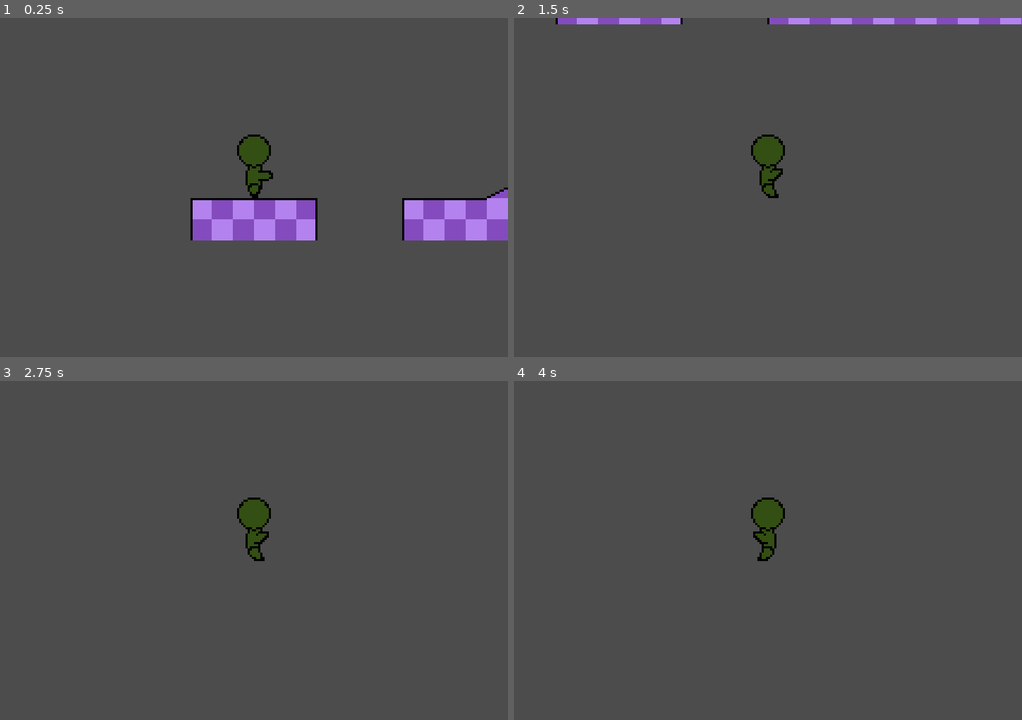
Above: before the commit, frames 1-4 (two rows, left to right).
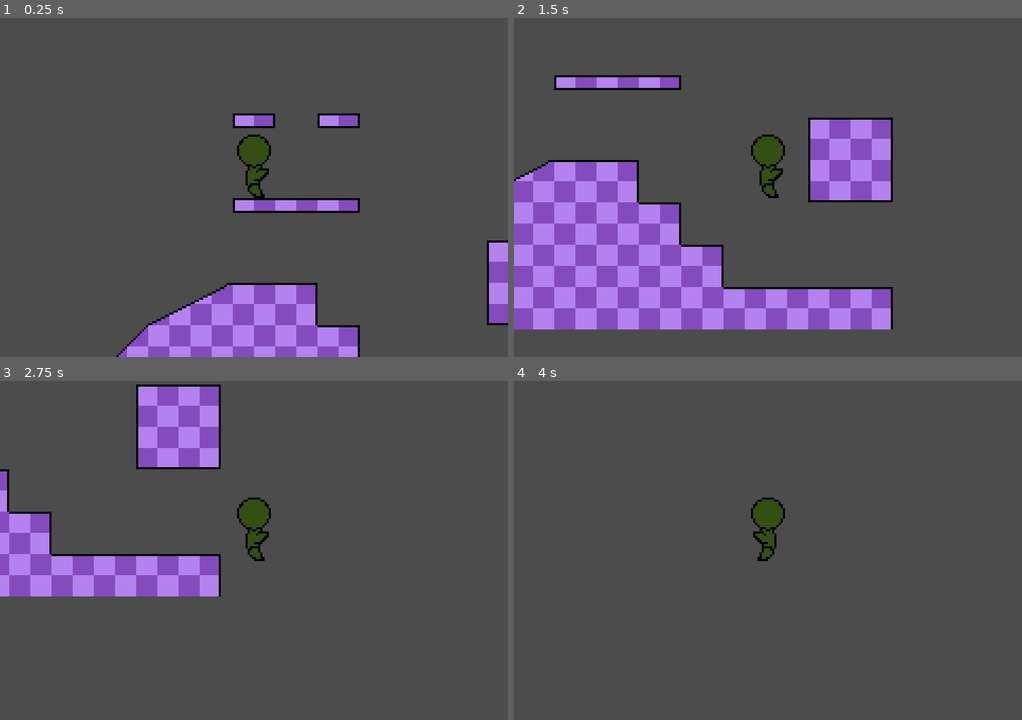
Above: after the commit, the same moments.

Repository: kurantoB/KinematicallyReinterpretedImplementationNeedingGodotEngine
Game: Godot game, scene res://Scenes/SandboxScene.tscn
Same seed, same stepped clock (60 frames per second), same inputs: the game is played once before the commit and once after it.
Inputs:
- Up to frame 1 (0.25 s): no input
- Up to frame 2 (1.5 s): tap Enter (gba_start) at 0.5 s; hold Right (ui_right) 0.53-1.28 s; tap Z (gba_a) at 0.6 s; hold Down (ui_down) from 1.28 s (still down); tap X (gba_b) at 1.35 s
- Up to frame 3 (2.75 s): tap Enter (gba_start) at 2 s; release Down (ui_down) at 2.03 s; hold Right (ui_right) from 2.03 s (still down); tap Backspace (gba_select) at 2.1 s
- Up to frame 4 (4 s): release Right (ui_right) at 2.78 s; hold Up (ui_up) 2.78-3.53 s; tap Enter (gba_start) at 2.85 s; hold Left (ui_left) from 3.53 s (still down); tap Z (gba_a) at 3.6 s

The runs differ from the first frame. In frame 1, 15% of the frame differs, in the area x 22-100%, y 28-100%; in frame 2, 28%, in the area x 0-100%, y 0-92%; in frame 3, 11%; in frame 4, nothing differs.

Commit message:
fixed ramp problem

Diff:
--- a/Scenes/SandboxScene.tscn
+++ b/Scenes/SandboxScene.tscn
@@ -15,7 +15,7 @@
 tile_data = PoolIntArray( -458740, 22, 0, -458738, 22, 0, -327668, 19, 0, -327667, 20, 0, -327666, 21, 0, -262126, 0, 0 …(498 unchanged characters)…
 
 [node name="Player" parent="." instance=ExtResource( 6 )]
-position = Vector2( 30, -10 )
+position = Vector2( 250, -120 )
 
 [node name="Camera2D" type="Camera2D" parent="Player"]
 offset = Vector2( 0, -15 )
--- a/Scripts/StageEnvironment.gd
+++ b/Scripts/StageEnvironment.gd
@@ -32,14 +32,7 @@
 func interact(unit : Unit, delta):
 	# grounded
 	if unit.unit_conditions[Constants.UnitCondition.IS_ON_GROUND]:
-		# grounded, -v
-		if unit.v_speed < 0:
-			ground_movement_interaction(unit, delta)
-		# grounded, v-speed-zero
-		else:
-			unit.h_speed = 0
-			unit.v_speed = 0
-			ground_still_placement(unit)
+		interact_grounded(unit, delta)
 	else:
 		var gravity_factor = Constants.GRAVITY
 		var max_fall_speed = Constants.MAX_FALL_SPEED
@@ -69,6 +62,16 @@
 		elif unit.h_speed < 0 and unit.v_speed >= 0:
 			for collider in top_left_colliders:
 				check_collision(unit, collider, [Constants.DIRECTION.LEFT, Constants.DIRECTION.UP], delta)
+
+func interact_grounded(unit : Unit, delta):
+	# grounded, -v
+	if unit.v_speed < 0:
+		ground_movement_interaction(unit, delta)
+	# grounded, v-speed-zero
+	else:
+		unit.h_speed = 0
+		unit.v_speed = 0
+		ground_still_placement(unit)
 
 func init_stage_grid(tilemap : TileMap):
 	for map_elem in tilemap.get_used_cells():
@@ -262,7 +265,7 @@
 		var collision_dir = env_collision[1]
 		var collision_point = env_collision[2]
 		var unit_env_collider = env_collision[3]
-		check_ground_collision(unit, collider, collision_point, unit_env_collider)
+		check_ground_collision(unit, collider, collision_point, unit_env_collider, delta)
 		if collision_dir == Constants.DIRECTION.UP:
 			unit.v_speed = 0
 			var collider_set_pos_y = collision_point.y - Constants.QUANTUM_DIST
@@ -283,28 +286,23 @@
 			unit.pos.x = unit.pos.x + x_dist_to_translate
 
 # handle collision with ground if any
-func check_ground_collision(unit : Unit, collider, collision_point : Vector2, unit_env_collider):
+func check_ground_collision(unit : Unit, collider, collision_point : Vector2, unit_env_collider, delta):
 	if not unit_env_collider[1].has(Constants.DIRECTION.DOWN):
 		return
 	if (not unit.unit_conditions[Constants.UnitCondition.IS_ON_GROUND]
 		and (collider[0].y == collider[1].y or (collider[0].x != collider[1].x and collider[0].y != collider[1].y))):
-		if collider[0].y == collider[1].y:
-			unit.v_speed = 0
+		unit.v_speed = -1 * abs(unit.h_speed)
+		if unit.h_speed > 0:
+			unit.h_speed = Constants.QUANTUM_DIST
 		else:
-			var angle_helper
-			if unit.h_speed > 0:
-				angle_helper = collider
-			else:
-				angle_helper = [collider[1], collider[0]]
-				unit.v_speed = abs(unit.h_speed)
-				GameUtils.reangle_move(unit, angle_helper)
+			unit.h_speed = -1 * Constants.QUANTUM_DIST
 		var collider_set_pos_y = collision_point.y + Constants.QUANTUM_DIST
 		var y_dist_to_translate = collider_set_pos_y - (unit.pos.y + unit_env_collider[0].y)
 		unit.pos.y = unit.pos.y + y_dist_to_translate
 		var x_dist_to_translate = collision_point.x - (unit.pos.x + unit_env_collider[0].x)
 		unit.pos.x = unit.pos.x + x_dist_to_translate
 		unit.unit_conditions[Constants.UnitCondition.IS_ON_GROUND] = true
-
+		interact_grounded(unit, delta)
 
 # returns true/false, collision direction, collision point, and unit env collider
 func unit_is_colliding_w_env(unit : Unit, collider, directions, delta, is_ground_check = false):
--- a/Scripts/Unit.gd
+++ b/Scripts/Unit.gd
@@ -167,3 +167,11 @@
 	pos.y = pos.y + v_speed * delta
 	position.x = pos.x * Constants.GRID_SIZE * Constants.SCALE_FACTOR
 	position.y = -1 * pos.y * Constants.GRID_SIZE * Constants.SCALE_FACTOR
+
+func log_unit():
+	print("===UNIT DEBUG====")
+	print("pos: " + str(pos))
+	print("speeds: " + str(Vector2(h_speed, v_speed)))
+	print("facing: " + Constants.DIRECTION.keys()[facing])
+	print("conditions: action: " + Constants.UnitCurrentAction.keys()[unit_conditions[Constants.UnitCondition.CURRENT_ACTION]] + ", grounded: " + str(unit_conditions[Constants.UnitCondition.IS_ON_GROUND]) + ", movement: " + Constants.UnitMovingStatus.keys()[unit_conditions[Constants.UnitCondition.MOVING_STATUS]])
+	print("=================")
